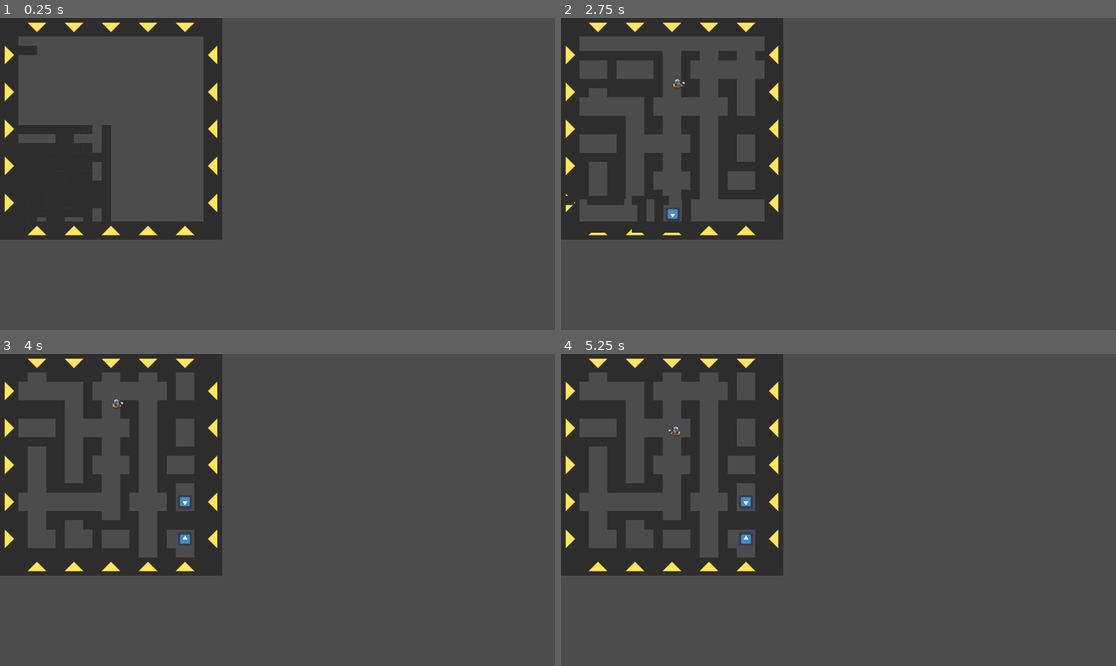
Above: before the commit, frames 1-4 (two rows, left to right).
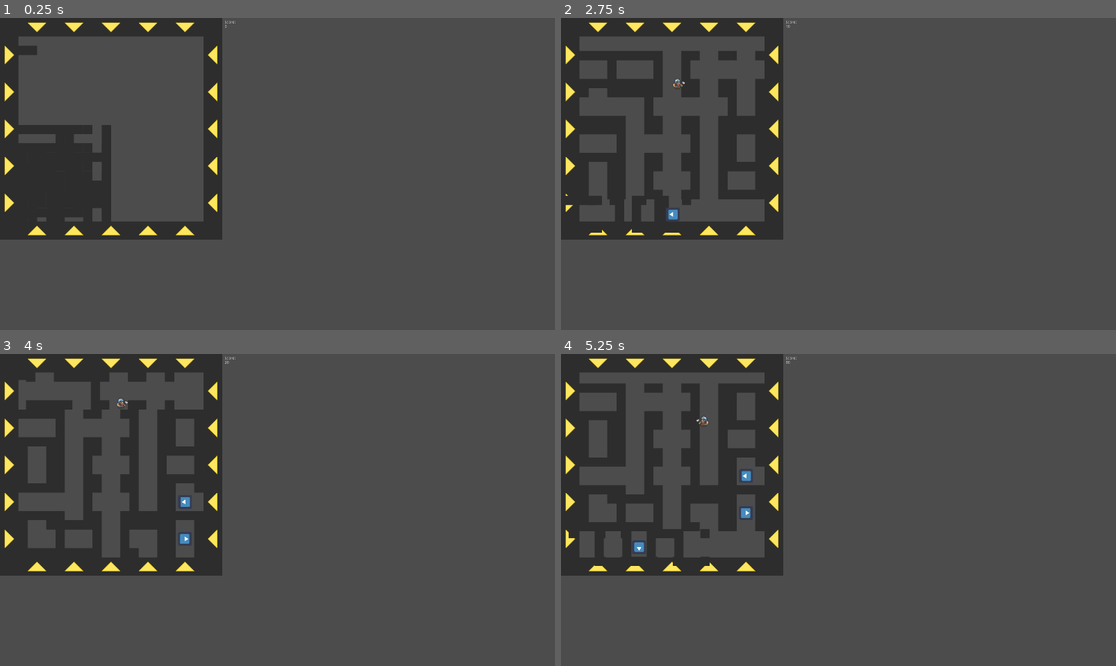
Above: after the commit, the same moments.

Repository: DorianSnowball/amazeing-mine
Game: Godot game, scene res://MainUI.tscn
Same seed, same stepped clock (60 frames per second), same inputs: the game is played once before the commit and once after it. The engine's default icon, where the game draws it, is replaced by a stand-in: a white triangle on a blue panel in a dark square.
Inputs (mouse positions are in pixels of both pictures, inside the frame that each line leads up to):
- Up to frame 1 (0.25 s): no input
- Up to frame 2 (2.75 s): hold D (move_right) 0.53-1.25 s; tap Space (jump) at 0.77, 2.27 s; click (572, 55) at 1.27 s; hold D (move_right) from 2.03 s (still down)
- Up to frame 3 (4 s): release D (move_right) at 2.78 s; hold A (move_left) 2.78-3.53 s; hold D (move_right) from 3.53 s (still down); tap Space (jump) at 3.77 s
- Up to frame 4 (5.25 s): tap Space (jump) at 4.52 s; release D (move_right) at 5.03 s; hold A (move_left) from 5.03 s (still down)

The runs differ from the first frame. In frame 1, less than 0.1% of the frame differs, in the area x 40-43%, y 0-4%; in frame 2, 0.4%; in frame 3, 2.8%; in frame 4, 7.1%, in the area x 1-43%, y 0-68%.

Commit message:
added rudementary score

Diff:
--- a/game/Gamefield.gd
+++ b/game/Gamefield.gd
@@ -202,9 +202,8 @@
 
     dwarf.position.y -= tile_basesize*tile_scaling
 
-
-
-    drawField()
+    drawField()
+    $"../Score".increaseScore()
 
 var itemProb = 0.75
 func generateTileItem(row):
--- a/game/MainUI.tscn
+++ b/game/MainUI.tscn
@@ -1,7 +1,20 @@
-[gd_scene load_steps=2 format=2]
+[gd_scene load_steps=3 format=2]
 
 [ext_resource path="res://Gamefield.tscn" type="PackedScene" id=1]
+[ext_resource path="res://Score.gd" type="Script" id=2]
 
 [node name="MainUI" type="Node2D"]
 
 [node name="Gamefield" parent="." instance=ExtResource( 1 )]
+
+[node name="Score" type="RichTextLabel" parent="."]
+anchor_left = 0.5
+anchor_right = 0.5
+margin_left = 776.899
+margin_top = 8.00903
+margin_right = 816.899
+margin_bottom = 48.009
+script = ExtResource( 2 )
+__meta__ = {
+"_edit_use_anchors_": false
+}
--- /dev/null
+++ b/game/Score.gd
@@ -0,0 +1,16 @@
+extends RichTextLabel
+
+
+# Declare member variables here. Examples:
+# var a = 2
+# var b = "text"
+
+
+var score = 0
+
+func _ready():
+    text = "Score:\n" + str(score)
+
+func increaseScore():
+    score += 10
+    text = "Score:\n" + str(score)
--- a/game/project.godot
+++ b/game/project.godot
@@ -26,13 +26,6 @@
 
 [input]
 
-ui_accept={
-"deadzone": 0.5,
-"events": [ Object(InputEventKey,"resource_local_to_scene":false,"resource_name":"","device":0,"alt":false,"shift":false,"control":false,"meta":false,"command":false,"pressed":false,"scancode":16777221,"unicode":0,"echo":false,"script":null)
-, Object(InputEventKey,"resource_local_to_scene":false,"resource_name":"","device":0,"alt":false,"shift":false,"control":false,"meta":false,"command":false,"pressed":false,"scancode":16777222,"unicode":0,"echo":false,"script":null)
-, Object(InputEventJoypadButton,"resource_local_to_scene":false,"resource_name":"","device":0,"button_index":0,"pressure":0.0,"pressed":false,"script":null)
- ]
-}
 move_left={
 "deadzone": 0.5,
 "events": [ Object(InputEventKey,"resource_local_to_scene":false,"resource_name":"","device":0,"alt":false,"shift":false,"control":false,"meta":false,"command":false,"pressed":false,"scancode":65,"unicode":0,"echo":false,"script":null)
